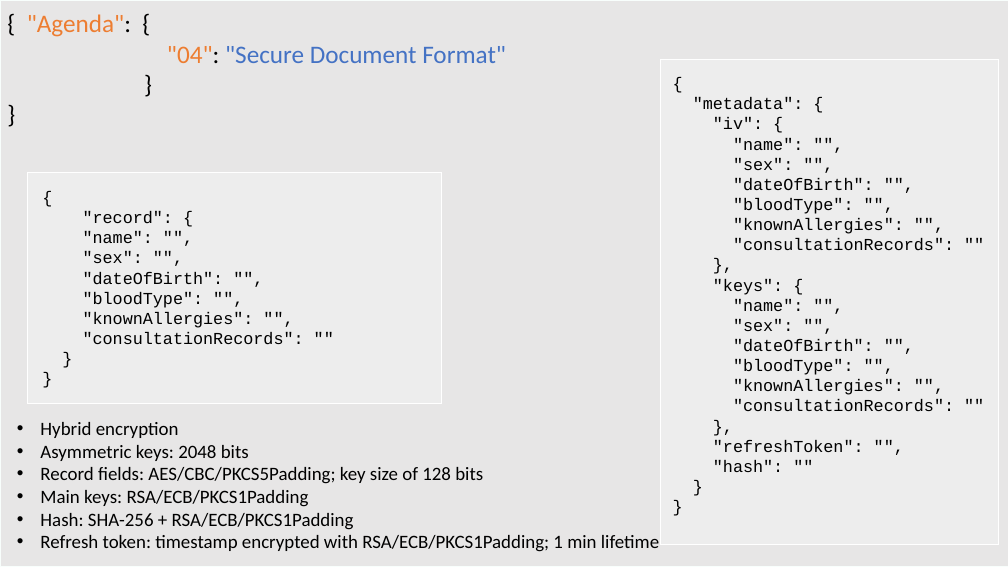
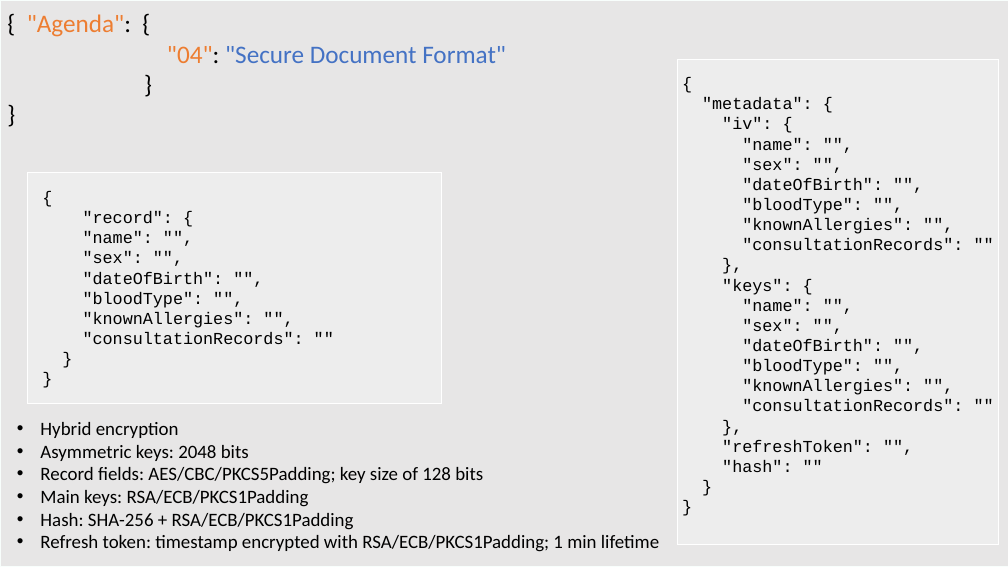
Before and after one commit to 0xd0ni/sirs-submission, a slide deck: slide 4 of presentation/PRESENTATION.pptx. Drawn at 1008x567 pixels with LibreOffice and Linux fonts; fonts in the diff are those of the drawing. Boxes give left, top, right and bottom in pixels: in the first picture for what was removed or moved away, otherwise in the second. Text is boxed around its words. In the diff, an @@ line names an element or a change of style, - is before the commit and + after.

```diff
--- a/presentation/PRESENTATION.pptx
+++ b/presentation/PRESENTATION.pptx
@@ text "{": place and size @@
-text "{" at (693,97,954,472)
+text "{" at (702,97,963,472)
@@ rectangle: place and size @@
-rectangle at (661,60,1000,545)
+rectangle at (678,60,999,545)
```
Also in this commit, not shown: 4 other slides changed, 1 other file.
